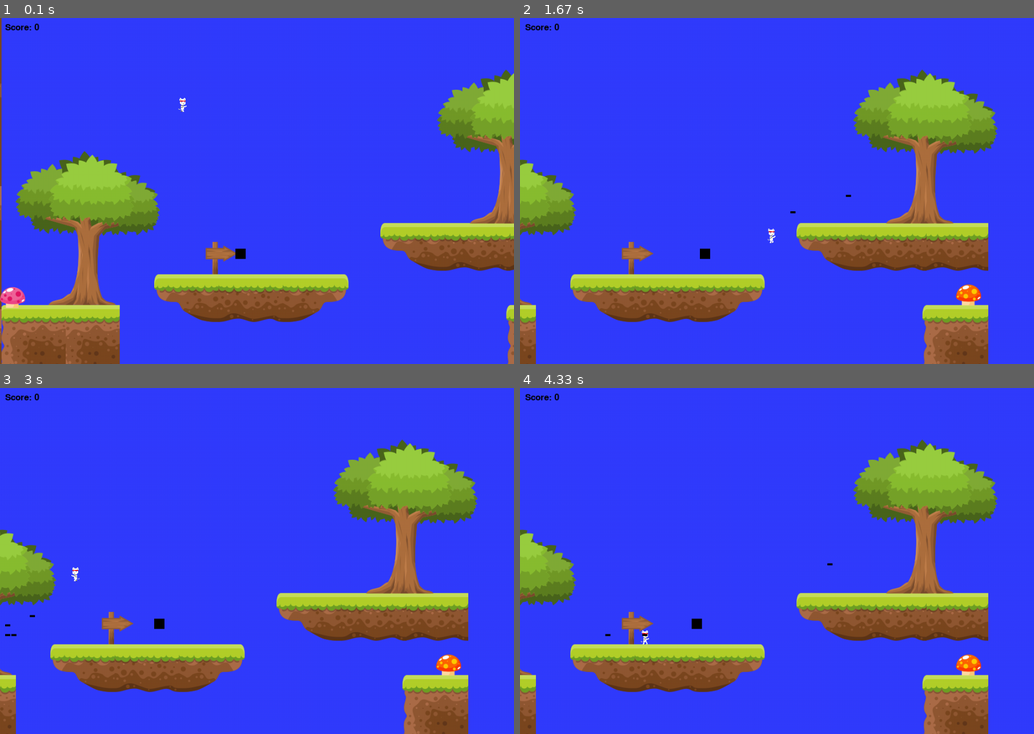
Above: before the commit, frames 1-4 (two rows, left to right).
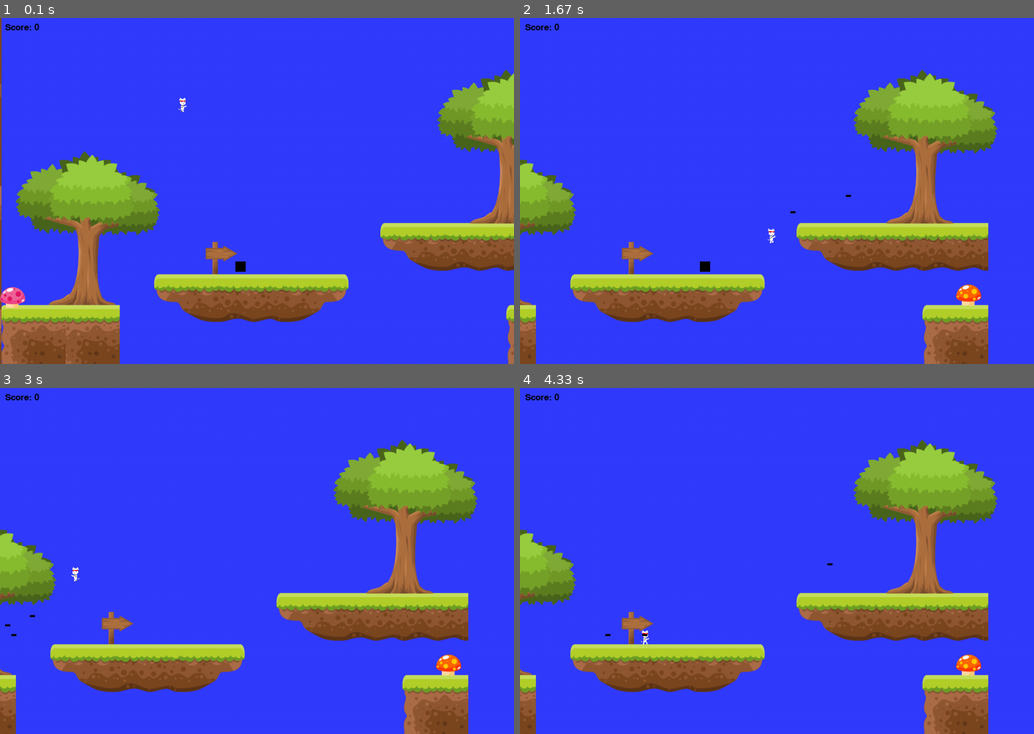
Above: after the commit, the same moments.

Repository: hone1er/Python_platformer
Game: pygame game, started from Pygame/platformer/platformer.py
The game is run twice, just before and just after one commit, with the same random seed, the same clock (stepped at 60 frames per second) and the same inputs.
Inputs:
- Up to frame 1 (0.1 s): no input
- Up to frame 2 (1.67 s): hold Right 0.33-0.8 s; hold Up 0.83-1.13 s; tap Space at 0.9, 1.23, 1.53 s; hold Right 1.17-1.63 s
- Up to frame 3 (3 s): hold Left 1.67-2.2 s; tap Space at 1.73, 2.03, 2.3, 2.6, 2.73 s; hold Left 2.23-2.63 s; hold Up from 2.67 s (still down)
- Up to frame 4 (4.33 s): release Up at 3.03 s; hold Right 3.07-3.7 s; tap Space at 3.13, 3.43, 3.8, 4.1, 4.3 s; hold Left 3.73-4.2 s; hold Right from 4.23 s (still down)

The runs differ from the first frame. In frame 1, 0.1% of the frame differs, in the area x 45-48%, y 66-74%; in frame 2, 0.1%; in frame 3, less than 0.1%; in frame 4, less than 0.1%.

Commit message:
added features to enemies and collectables

Diff:
--- a/Pygame/platformer/characters.py
+++ b/Pygame/platformer/characters.py
@@ -88,10 +88,16 @@
             #if isinstance(block, MovingPlatform):
              #   self.rect.x += block.change_x
 
-        coin_hit_list = pygame.sprite.spritecollide(self, self.level.enemy_list, True)
+        enemy_hit_list = pygame.sprite.spritecollide(self, self.level.enemy_list, False)
+        for enemy in enemy_hit_list:
+            if self.score > 25:
+                self.score -= 25
+            else:
+                self.score = 0
+
+        coin_hit_list = pygame.sprite.spritecollide(self, self.level.collectable_list, True)
         for coin in coin_hit_list:
             self.score += 25
-
 
 
     def calc_grav(self):
--- a/Pygame/platformer/levels.py
+++ b/Pygame/platformer/levels.py
@@ -38,6 +38,7 @@
         self.platform_list = pygame.sprite.Group()
         self.platform_scene = pygame.sprite.Group()
         self.enemy_list = pygame.sprite.Group()
+        self.collectable_list = pygame.sprite.Group()
         self.player = player
 
 
@@ -50,6 +51,7 @@
         self.platform_list.update()
         self.platform_scene.update()
         self.enemy_list.update()
+        self.collectable_list.update()
 
 
     def draw(self, screen):
@@ -62,6 +64,7 @@
         self.platform_list.draw(screen)
         self.enemy_list.draw(screen)
         self.platform_scene.draw(screen)
+        self.collectable_list.draw(screen)
 
 
     def shift_world(self, shift_x):
@@ -76,8 +79,8 @@
         for platform in self.platform_list:
             platform.rect.x += shift_x
 
-        for enemy in self.enemy_list:
-            enemy.rect.x += shift_x
+        for collectable in self.collectable_list:
+            collectable.rect.x += shift_x
 
         for scenery in self.platform_scene:
             scenery.rect.x += shift_x
@@ -147,8 +150,8 @@
 
                        [210, 70, 2300, 350]
                         ]
-
-        end_tile_1 = [#Wall at start of level
+        # Wall at start of level
+        end_tile_1 = [
                      [210, 70, -125, 560],
                      [210, 70, -125, 320],
                      [210, 70, -125, 80],
@@ -156,8 +159,8 @@
                      [210, 80, 1500, 255]
 
                       ]
-
-        end_tile_2 =  [#Wall at start of level
+        # Wall at start of level continued
+        end_tile_2 =  [
                     [210, 70, -125, 440],
                     [210, 70, -125, 200],
                     [210, 70, -125, 0],
@@ -180,7 +183,7 @@
                       ]
 
 
-        tile_dict = {pygame.image.load('png/Tiles/1.png'):ground_tiles,
+        tile_dict = {pygame.image.load('png/Tiles/1.png'): ground_tiles,
                      pygame.image.load('png/Tiles/13.png'): left_tiles,
                      pygame.image.load('png/Tiles/14.png'): center_tiles,
                      pygame.image.load('png/Tiles/15.png'): right_tiles,
@@ -191,7 +194,7 @@
         object_dict = {pygame.image.load('png/Object/Tree_2.png'): tree_1,
                        pygame.image.load('png/Object/sign_2.png'): sign}
 
-        coin_dict = {pygame.image.load('png/Object/Mushroom_1.png'): mushroom_1,
+        collectable_dict = {pygame.image.load('png/Object/Mushroom_1.png'): mushroom_1,
                        pygame.image.load('png/Object/Mushroom_2.png'): mushroom_2,}
 
         def add_item(tiles, image, holder, kind):
@@ -213,8 +216,8 @@
             add_item(object_dict[objects], objects, self.platform_scene, Platform)
 
         # Add collectables
-        for coin in coin_dict:
-            add_item(coin_dict[coin], coin, self.enemy_list, Mushroom)
+        for collectable in collectable_dict:
+            add_item(collectable_dict[collectable], collectable, self.collectable_list, Mushroom)
 
 
 3
--- a/Pygame/platformer/platformer.py
+++ b/Pygame/platformer/platformer.py
@@ -4,7 +4,7 @@
 import images
 import levels
 from characters import Player, Enemy, Bullet
-
+import os
 
 class game():
 
@@ -23,7 +23,7 @@
 
 
         # Create the player
-        player = Player(SpriteSheet('sprite_base_addon_2012_12_14.png'))
+        player = Player(SpriteSheet('catman.png'))
 
         # Create bullet list
         bullet_list = pygame.sprite.Group()
@@ -45,8 +45,8 @@
         player.rect.y = constants.SCREEN_HEIGHT - player.rect.height - 500
         active_sprite_list.add(player)
 
-        crony = Enemy(450, 450, 20, 20, 600)
-        active_sprite_list.add(crony)
+        crony = Enemy(450, 475, 20, 20, 600)
+        player.level.enemy_list.add(crony)
 
 
 
@@ -101,31 +101,41 @@
 
                 # See if it hit a block
                 block_hit_list = pygame.sprite.spritecollide(bullet, player.level.platform_list, False)
+                enemy_hit_list = pygame.sprite.spritecollide(bullet, player.level.enemy_list, True)
 
                 # For each block hit, remove the bullet and add to the score
                 for block in block_hit_list:
                     bullet_list.remove(bullet)
                     active_sprite_list.remove(bullet)
+                for enemy in enemy_hit_list:
+                    bullet_list.remove(bullet)
+                    active_sprite_list.remove(bullet)
+                    player.level.enemy_list.remove(enemy)
+
+
 
 
             # If the player gets near the right side, shift the world left (-x)
             if player.rect.right >= 500:
                 diff = player.rect.right - 500
                 player.rect.right = 500
-                crony.end -= diff
-                crony.rect.x -= diff
-                crony.path[0] -= diff
-                crony.path[1] -= diff
+                for crony in player.level.enemy_list:
+                    crony.end -= diff
+                    crony.rect.x -= diff
+                    crony.path[0] -= diff
+                    crony.path[1] -= diff
                 current_level.shift_world(-diff)
 
             # If the player gets near the left side, shift the world right (+x)
+
             if player.rect.left <= 120:
                 diff = 120 - player.rect.left
                 player.rect.left = 120
-                crony.end += diff
-                crony.rect.x += diff
-                crony.path[0] += diff
-                crony.path[1] += diff
+                for crony in player.level.enemy_list:
+                    crony.end += diff
+                    crony.rect.x += diff
+                    crony.path[0] += diff
+                    crony.path[1] += diff
                 current_level.shift_world(diff)
 
             # If the player gets to the end of the level, go to the next level
--- a/Pygame/platformer/sheet_helper.py
+++ b/Pygame/platformer/sheet_helper.py
@@ -8,7 +8,7 @@
         """ Constructor. Pass in the file name of the sprite sheet. """
 
         # Load the sprite sheet.
-        self.sprite_sheet = pygame.image.load(file_name).convert_alpha()
+        self.sprite_sheet = pygame.image.load(file_name)
 
 
     def get_image(self, x, y, width, height):
Renamed: Pygame/platformer/sprite_base_addon_2012_12_14.png -> Pygame/platformer/catman.png
